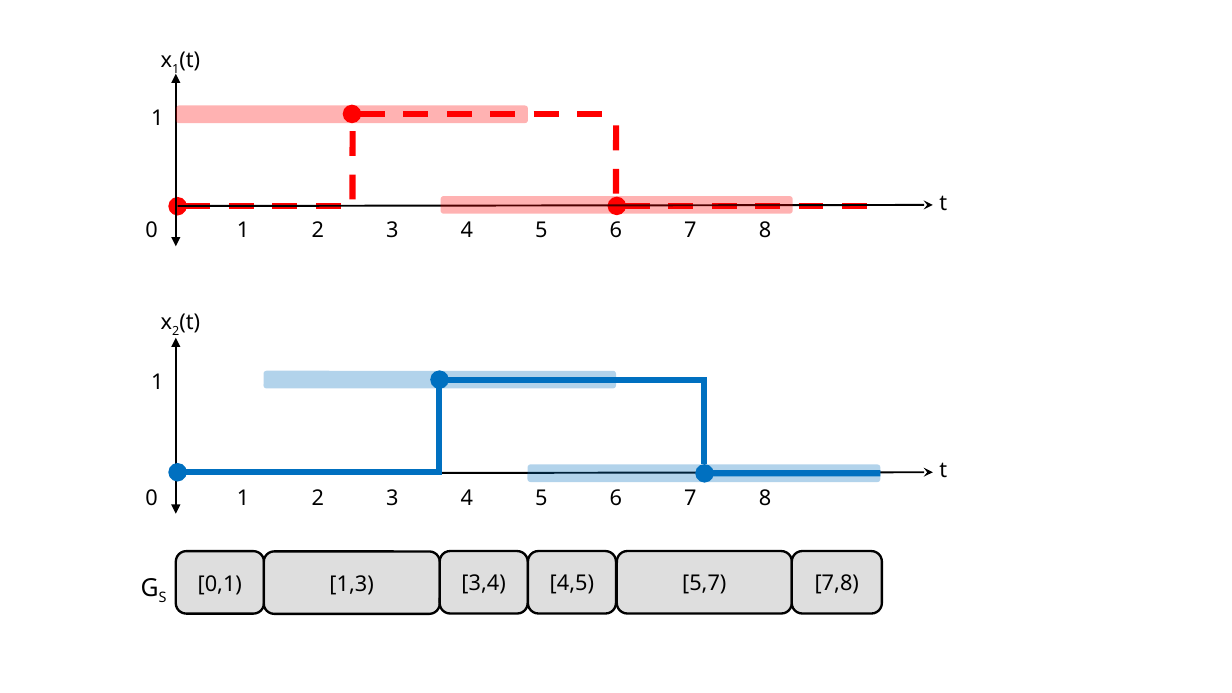
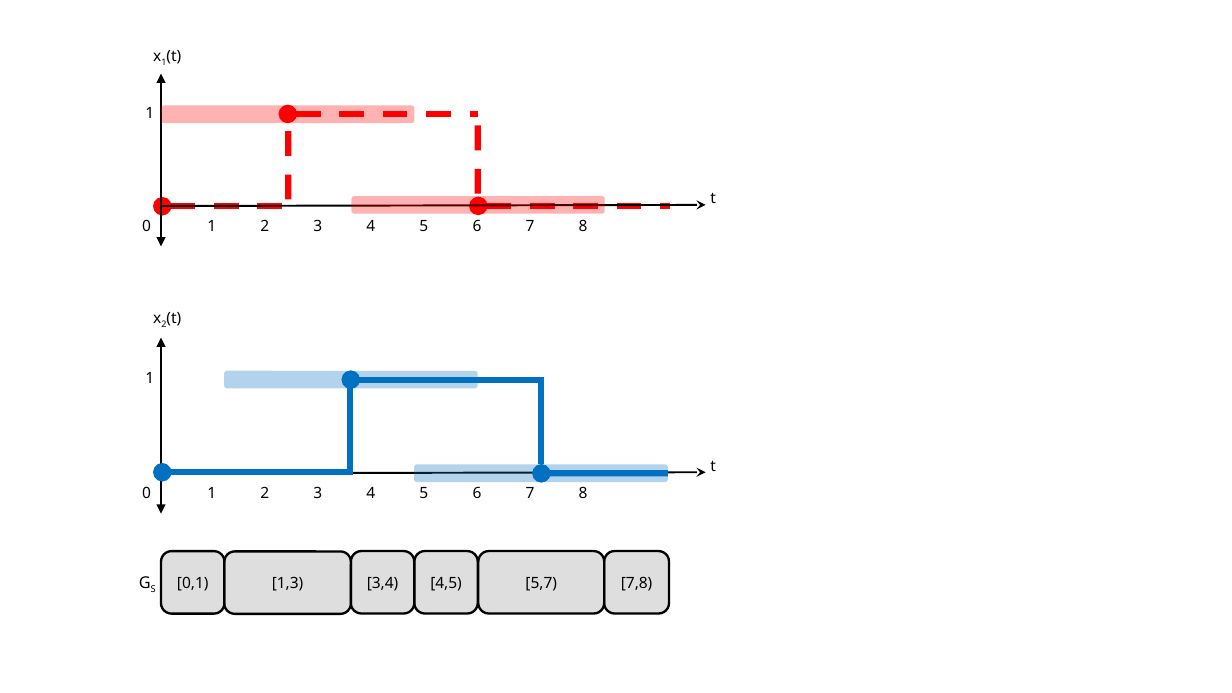
Before and after one commit to egesarac/distributed-monitoring, a slide deck: slide 2 of tex/old/figures.pptx. Drawn at 1232x693 pixels with LibreOffice and Linux fonts; fonts in the diff are those of the drawing. Boxes give left, top, right and bottom in pixels: in the first picture for what was removed or moved away, otherwise in the second. Text is boxed around its words. In the diff, an @@ line names an element or a change of style, - is before the commit and + after.

```diff
--- a/tex/old/figures.pptx
+++ b/tex/old/figures.pptx
@@ text "x1(t)": place and size @@
-text "x1(t)" at (179,51,200,71)
+text "x1(t)" at (166,50,181,64)
@@ double arrow moved from (176, 74) - (176, 246) to (161, 74) - (161, 246) @@
@@ rounded rectangle: place and size @@
-rounded rectangle at (176,105,528,123)
+rounded rectangle at (161,105,415,123)
@@ arrow moved from (352, 114) - (616, 114) to (288, 114) - (477, 114) @@
@@ line moved from (353, 131) - (352, 217) to (288, 131) - (288, 217) @@
@@ line moved from (616, 125) - (616, 211) to (478, 125) - (477, 211) @@
@@ arrow moved from (178, 207) - (353, 207) to (162, 207) - (290, 207) @@
@@ arrow moved from (934, 205) - (178, 206) to (705, 205) - (162, 206) @@
@@ rounded rectangle: place and size @@
-rounded rectangle at (440,197,793,215)
+rounded rectangle at (352,197,606,215)
@@ arrow moved from (617, 206) - (883, 206) to (478, 206) - (670, 206) @@
@@ text "t": place and size @@
-text "t" at (939,195,947,211)
+text "t" at (710,192,716,203)
@@ text "x2(t)": place and size @@
-text "x2(t)" at (179,313,200,333)
+text "x2(t)" at (166,312,181,326)
@@ double arrow moved from (176, 338) - (176, 514) to (161, 338) - (161, 514) @@
@@ rounded rectangle: place and size @@
-rounded rectangle at (264,371,616,389)
+rounded rectangle at (225,371,478,389)
@@ line moved from (439, 388) - (439, 475) to (351, 388) - (351, 475) @@
@@ arrow moved from (439, 380) - (704, 380) to (351, 380) - (541, 380) @@
@@ line moved from (704, 378) - (704, 465) to (541, 378) - (541, 465) @@
@@ arrow moved from (178, 473) - (442, 473) to (162, 473) - (352, 473) @@
@@ arrow moved from (934, 473) - (178, 474) to (705, 473) - (162, 474) @@
@@ rounded rectangle: place and size @@
-rounded rectangle at (528,465,881,483)
+rounded rectangle at (415,465,669,483)
@@ arrow moved from (704, 474) - (881, 474) to (541, 474) - (669, 474) @@
@@ size 14 to 10 pt in 14 elements at (166,312,181,326), (166,50,181,64), (145,372,154,383), (145,107,154,118), (161,551,225,614), (142,486,588,498), (142,219,588,231), (225,551,351,614), (351,551,415,614), (415,551,478,614), (478,551,605,614), (605,551,670,614), (710,192,716,203), (710,460,716,471) @@
@@ text "t": place and size @@
-text "t" at (939,462,947,478)
+text "t" at (710,460,716,471)
@@ text "GS" at (127,567,170,599): size 16 to 10.5 pt @@
@@ rounded rectangle "[0,1)": place and size @@
-rounded rectangle "[0,1)" at (176,551,264,614)
+rounded rectangle "[0,1)" at (161,551,225,614)
@@ rounded rectangle "[1,3)": place and size @@
-rounded rectangle "[1,3)" at (264,551,439,614)
+rounded rectangle "[1,3)" at (225,551,351,614)
@@ rounded rectangle "[3,4)": place and size @@
-rounded rectangle "[3,4)" at (440,551,529,614)
+rounded rectangle "[3,4)" at (351,551,415,614)
@@ rounded rectangle "[4,5)": place and size @@
-rounded rectangle "[4,5)" at (528,551,616,614)
+rounded rectangle "[4,5)" at (415,551,478,614)
@@ rounded rectangle "[5,7)": place and size @@
-rounded rectangle "[5,7)" at (617,551,793,614)
+rounded rectangle "[5,7)" at (478,551,605,614)
@@ rounded rectangle "[7,8)": place and size @@
-rounded rectangle "[7,8)" at (793,551,883,614)
+rounded rectangle "[7,8)" at (605,551,670,614)
```
Also in this commit, not shown: 6 other files.
